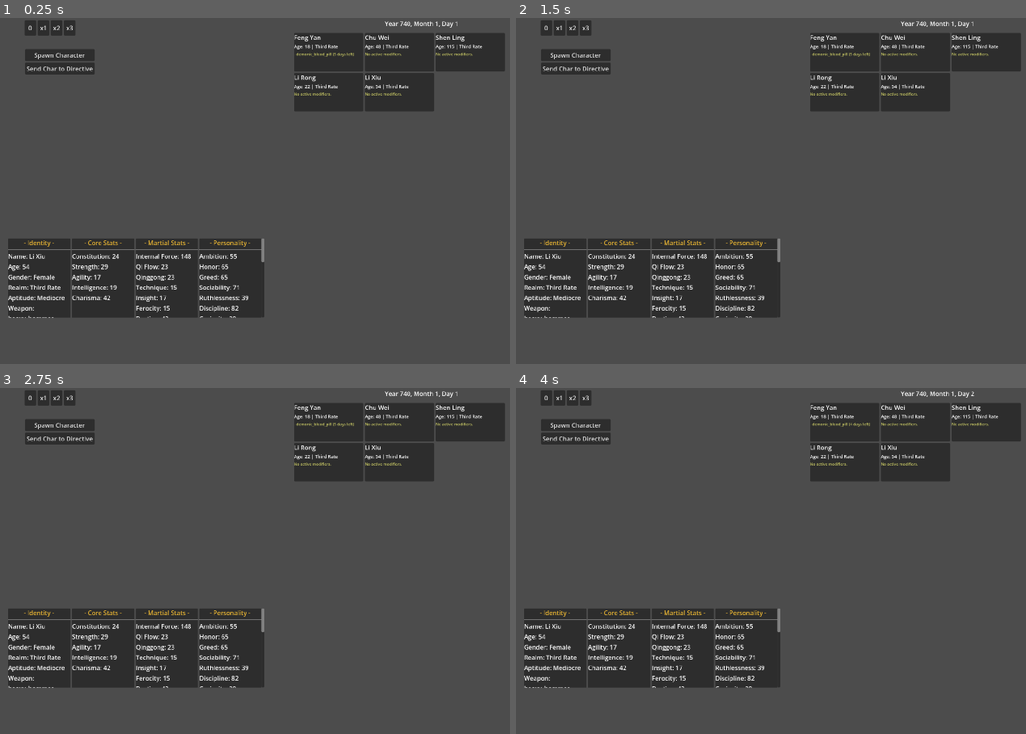
Above: before the commit, frames 1-4 (two rows, left to right).
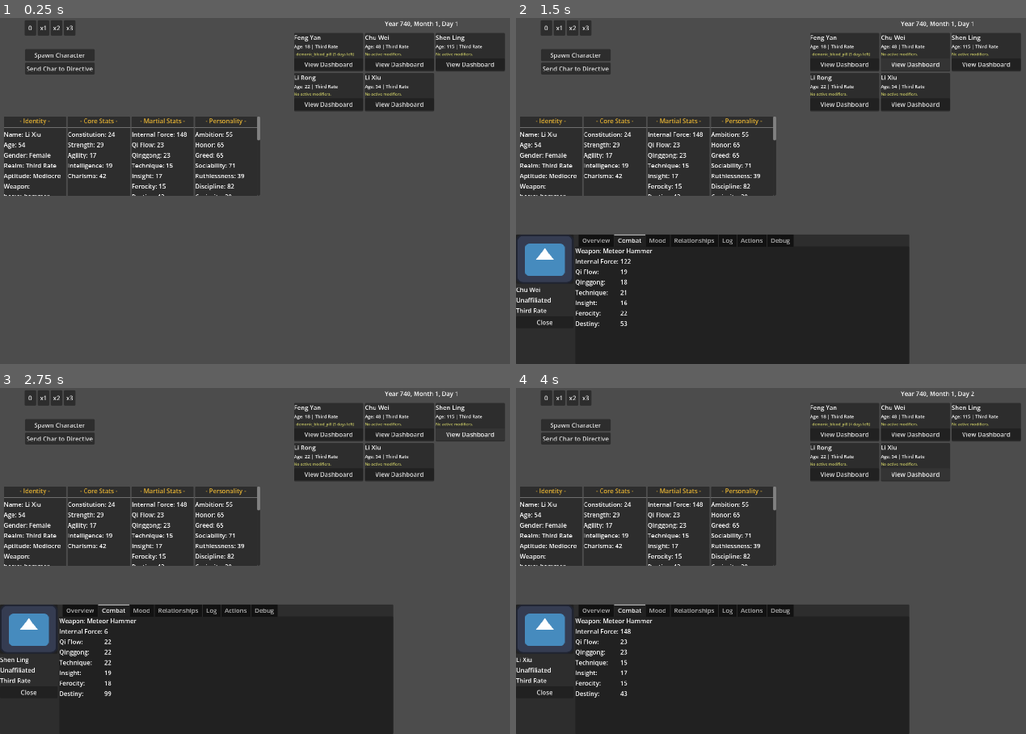
Above: after the commit, the same moments.

Repository: Chthonic-Studio/the_sect_master
Game: Godot game, scene res://Scenes/testing_grounds.tscn
The game is run twice, just before and just after one commit, with the same random seed, the same clock (stepped at 60 frames per second) and the same inputs. The engine's default icon, where the game draws it, is replaced by a stand-in: a white triangle on a blue panel in a dark square.
Inputs (mouse positions are in pixels of both pictures, inside the frame that each line leads up to):
- Up to frame 1 (0.25 s): no input
- Up to frame 2 (1.5 s): click (842, 62) at 0.5 s, where only the run after the commit has a clickable "View Dashboard"; click (913, 62) at 1.25 s, where only the run after the commit has a clickable "View Dashboard"
- Up to frame 3 (2.75 s): click (469, 432) at 2 s, where only the run after the commit has a clickable "View Dashboard"
- Up to frame 4 (4 s): click (842, 474) at 2.75 s, where only the run after the commit has a clickable "View Dashboard"; click (913, 474) at 3.5 s, where only the run after the commit has a clickable "View Dashboard"

The runs differ from the first frame. In frame 1, 22% of the frame differs, in the area x 0-97%, y 12-87%; in frame 2, 32%; in frame 3, 32%, in the area x 0-97%, y 12-100%; in frame 4, 32%.

Commit message:
Add character dashboard and UI panels
Introduce a new Character Dashboard scene and related CharacterUI scripts. Adds Scenes/UI/character_dashboard.tscn and new scripts under Scripts/UI/CharacterUI (character_dashboard, char_overview_panel, char_combat_panel, char_needs_panel, char_log_panel, char_debug_panel) with accompanying UID files. The dashboard registers with UIManager, implements granular visibility (fog-of-war) checks, updates on day_passed, and only refreshes the active tab. testing_grounds.tscn and Scripts/Debug/testing_grounds.gd updated to instantiate the character dashboard and add a "View Dashboard" button on character cards. Also reorganize several existing UI scripts into Scripts/UI/SectUI and update scene references; minor layout/anchor adjustments made in sect_dashboard.tscn and testing_grounds.tscn.

Diff:
--- /dev/null
+++ b/Scenes/UI/character_dashboard.tscn
@@ -0,0 +1,167 @@
+[gd_scene format=3 uid="uid://bv6jc4jsyphvo"]
+
+[ext_resource type="Script" uid="uid://cuj74lp0ktt2m" path="res://Scripts/UI/CharacterUI/character_dashboard.gd" id="1_2mqfp"]
+[ext_resource type="Texture2D" uid="uid://b84y7vdsrlofr" path="res://icon.svg" id="2_cpjx1"]
+[ext_resource type="Script" uid="uid://76c6oa1tq0om" path="res://Scripts/UI/CharacterUI/char_overview_panel.gd" id="3_p5ak3"]
+[ext_resource type="Script" uid="uid://d1te7vdf5ih70" path="res://Scripts/UI/CharacterUI/char_combat_panel.gd" id="4_5ouhn"]
+[ext_resource type="Script" uid="uid://brkoe6cnlo8m5" path="res://Scripts/UI/CharacterUI/char_needs_panel.gd" id="5_cc7e1"]
+[ext_resource type="Script" uid="uid://c4honsjohrbsd" path="res://Scripts/UI/CharacterUI/char_log_panel.gd" id="6_gujej"]
+[ext_resource type="Script" uid="uid://ddpkhvqqbjpew" path="res://Scripts/UI/CharacterUI/char_debug_panel.gd" id="7_1hdl1"]
+
+[node name="CharacterDashboard" type="Control" unique_id=1962542295 node_paths=PackedStringArray("tab_container", "close_btn", "name_label", "sect_label", "realm_label")]
+custom_minimum_size = Vector2(730, 300)
+layout_mode = 3
+anchor_top = 0.625
+anchor_right = 0.60833335
+anchor_bottom = 1.0
+grow_vertical = 0
+script = ExtResource("1_2mqfp")
+tab_container = NodePath("Background/MainLayout/TabContainer")
+close_btn = NodePath("Background/MainLayout/LeftPanel_Identity/CloseButton")
+name_label = NodePath("Background/MainLayout/LeftPanel_Identity/NameLabel")
+sect_label = NodePath("Background/MainLayout/LeftPanel_Identity/SectLabel")
+realm_label = NodePath("Background/MainLayout/LeftPanel_Identity/RealmLabel")
+metadata/_edit_use_anchors_ = true
+
+[node name="Background" type="PanelContainer" parent="." unique_id=754727922]
+layout_mode = 1
+anchors_preset = 15
+anchor_right = 1.0
+anchor_bottom = 1.0
+grow_horizontal = 2
+grow_vertical = 2
+
+[node name="MainLayout" type="HBoxContainer" parent="Background" unique_id=1401128133]
+layout_mode = 2
+
+[node name="LeftPanel_Identity" type="VBoxContainer" parent="Background/MainLayout" unique_id=1045016143]
+custom_minimum_size = Vector2(150, 0)
+layout_mode = 2
+
+[node name="PortraitBorder" type="PanelContainer" parent="Background/MainLayout/LeftPanel_Identity" unique_id=1616034147]
+layout_mode = 2
+
+[node name="TextureRect" type="TextureRect" parent="Background/MainLayout/LeftPanel_Identity/PortraitBorder" unique_id=845824711]
+layout_mode = 2
+texture = ExtResource("2_cpjx1")
+
+[node name="NameLabel" type="Label" parent="Background/MainLayout/LeftPanel_Identity" unique_id=368555962]
+unique_name_in_owner = true
+layout_mode = 2
+text = "Name"
+
+[node name="SectLabel" type="Label" parent="Background/MainLayout/LeftPanel_Identity" unique_id=157591319]
+unique_name_in_owner = true
+layout_mode = 2
+text = "Sect"
+
+[node name="RealmLabel" type="Label" parent="Background/MainLayout/LeftPanel_Identity" unique_id=511415948]
+unique_name_in_owner = true
+layout_mode = 2
+text = "Realm"
+
+[node name="CloseButton" type="Button" parent="Background/MainLayout/LeftPanel_Identity" unique_id=1713734601]
+layout_mode = 2
+size_flags_vertical = 8
+text = "Close"
+
+[node name="TabContainer" type="TabContainer" parent="Background/MainLayout" unique_id=1979364766]
+layout_mode = 2
+size_flags_horizontal = 3
+current_tab = 1
+tab_2/title = "Mood"
+
+[node name="Overview" type="MarginContainer" parent="Background/MainLayout/TabContainer" unique_id=1778735711]
+visible = false
+layout_mode = 2
+script = ExtResource("3_p5ak3")
+metadata/_tab_index = 0
+
+[node name="VBox" type="VBoxContainer" parent="Background/MainLayout/TabContainer/Overview" unique_id=418031322]
+layout_mode = 2
+
+[node name="StatsGrid" type="GridContainer" parent="Background/MainLayout/TabContainer/Overview/VBox" unique_id=343117041]
+unique_name_in_owner = true
+custom_minimum_size = Vector2(0, 200)
+layout_mode = 2
+size_flags_vertical = 3
+columns = 2
+
+[node name="TraitsList" type="HFlowContainer" parent="Background/MainLayout/TabContainer/Overview/VBox" unique_id=1653253031]
+unique_name_in_owner = true
+layout_mode = 2
+size_flags_vertical = 3
+
+[node name="Combat" type="MarginContainer" parent="Background/MainLayout/TabContainer" unique_id=1023739109]
+layout_mode = 2
+script = ExtResource("4_5ouhn")
+metadata/_tab_index = 1
+
+[node name="VBox" type="VBoxContainer" parent="Background/MainLayout/TabContainer/Combat" unique_id=97501029]
+layout_mode = 2
+
+[node name="WeaponLabel" type="Label" parent="Background/MainLayout/TabContainer/Combat/VBox" unique_id=837185724]
+unique_name_in_owner = true
+layout_mode = 2
+
+[node name="MartialGrid" type="GridContainer" parent="Background/MainLayout/TabContainer/Combat/VBox" unique_id=1667195603]
+unique_name_in_owner = true
+layout_mode = 2
+size_flags_vertical = 3
+columns = 2
+
+[node name="Needs_Mood" type="MarginContainer" parent="Background/MainLayout/TabContainer" unique_id=1477077792 node_paths=PackedStringArray("vbox")]
+visible = false
+layout_mode = 2
+script = ExtResource("5_cc7e1")
+vbox = NodePath("NeedsVBox")
+metadata/_tab_index = 2
+metadata/_tab_name = "Mood"
+
+[node name="NeedsVBox" type="VBoxContainer" parent="Background/MainLayout/TabContainer/Needs_Mood" unique_id=1341287848]
+layout_mode = 2
+
+[node name="Relationships" type="MarginContainer" parent="Background/MainLayout/TabContainer" unique_id=2070346086]
+visible = false
+layout_mode = 2
+metadata/_tab_index = 3
+
+[node name="Placeholder" type="Label" parent="Background/MainLayout/TabContainer/Relationships" unique_id=2141851946]
+layout_mode = 2
+text = "Placeholder for relationship list"
+
+[node name="Log" type="MarginContainer" parent="Background/MainLayout/TabContainer" unique_id=1459941190]
+visible = false
+layout_mode = 2
+script = ExtResource("6_gujej")
+metadata/_tab_index = 4
+
+[node name="Scroll" type="ScrollContainer" parent="Background/MainLayout/TabContainer/Log" unique_id=80844319]
+layout_mode = 2
+
+[node name="LogVBox" type="VBoxContainer" parent="Background/MainLayout/TabContainer/Log/Scroll" unique_id=1420127827]
+unique_name_in_owner = true
+layout_mode = 2
+
+[node name="Actions" type="MarginContainer" parent="Background/MainLayout/TabContainer" unique_id=848433856]
+visible = false
+layout_mode = 2
+metadata/_tab_index = 5
+
+[node name="Placeholder" type="Label" parent="Background/MainLayout/TabContainer/Actions" unique_id=1476658253]
+layout_mode = 2
+text = "Placeholder for action list"
+
+[node name="Debug" type="MarginContainer" parent="Background/MainLayout/TabContainer" unique_id=1850366591 node_paths=PackedStringArray("vbox")]
+visible = false
+layout_mode = 2
+script = ExtResource("7_1hdl1")
+vbox = NodePath("Scroll/DebugVBox")
+metadata/_tab_index = 6
+
+[node name="Scroll" type="ScrollContainer" parent="Background/MainLayout/TabContainer/Debug" unique_id=24535659]
+layout_mode = 2
+
+[node name="DebugVBox" type="VBoxContainer" parent="Background/MainLayout/TabContainer/Debug/Scroll" unique_id=1332973342]
+unique_name_in_owner = true
+layout_mode = 2
--- a/Scenes/UI/hierarchy_panel.tscn
+++ b/Scenes/UI/hierarchy_panel.tscn
@@ -1,7 +1,7 @@
 [gd_scene format=3 uid="uid://j3nh7ma1nwe"]
 
 [ext_resource type="PackedScene" uid="uid://b6x40hbcb6byg" path="res://Scenes/UI/roster_item.tscn" id="1_1qxc6"]
-[ext_resource type="Script" uid="uid://bsmb0bb42gtbt" path="res://Scripts/UI/hierarchy_panel.gd" id="1_hxmff"]
+[ext_resource type="Script" uid="uid://bsmb0bb42gtbt" path="res://Scripts/UI/SectUI/hierarchy_panel.gd" id="1_hxmff"]
 
 [node name="HierarchyPanel" type="VBoxContainer" unique_id=1791663435]
 size_flags_horizontal = 3
--- a/Scenes/UI/infrastructure_panel.tscn
+++ b/Scenes/UI/infrastructure_panel.tscn
@@ -1,6 +1,6 @@
 [gd_scene format=3 uid="uid://cfia6b3uj8k14"]
 
-[ext_resource type="Script" uid="uid://6768iwv7mqlc" path="res://Scripts/UI/infraestructure_panel.gd" id="1_63e4r"]
+[ext_resource type="Script" uid="uid://6768iwv7mqlc" path="res://Scripts/UI/SectUI/infraestructure_panel.gd" id="1_63e4r"]
 
 [node name="InfrastructurePanel" type="HBoxContainer" unique_id=290949399]
 theme_override_constants/separation = 10
--- a/Scenes/UI/ledger_panel.tscn
+++ b/Scenes/UI/ledger_panel.tscn
@@ -1,6 +1,6 @@
 [gd_scene format=3 uid="uid://b34erchstwbbc"]
 
-[ext_resource type="Script" uid="uid://b453hoavyujfs" path="res://Scripts/UI/ledger_panel.gd" id="1_7auym"]
+[ext_resource type="Script" uid="uid://b453hoavyujfs" path="res://Scripts/UI/SectUI/ledger_panel.gd" id="1_7auym"]
 
 [node name="LedgerPanel" type="VBoxContainer" unique_id=233494681]
 script = ExtResource("1_7auym")
--- a/Scenes/UI/precepts_panel.tscn
+++ b/Scenes/UI/precepts_panel.tscn
@@ -1,6 +1,6 @@
 [gd_scene format=3 uid="uid://cumrkp7iq83hn"]
 
-[ext_resource type="Script" uid="uid://brn7vbgw7k2hv" path="res://Scripts/UI/precepts_panel.gd" id="1_etcoy"]
+[ext_resource type="Script" uid="uid://brn7vbgw7k2hv" path="res://Scripts/UI/SectUI/precepts_panel.gd" id="1_etcoy"]
 [ext_resource type="PackedScene" uid="uid://dc65kmaf72vhc" path="res://Scenes/UI/law_list_item.tscn" id="1_wxmoq"]
 
 [node name="PreceptsPanel" type="HBoxContainer" unique_id=821234677]
--- a/Scenes/UI/sect_dashboard.tscn
+++ b/Scenes/UI/sect_dashboard.tscn
@@ -1,7 +1,7 @@
 [gd_scene format=3 uid="uid://ckfe2ds8xsrjt"]
 
 [ext_resource type="PackedScene" uid="uid://b34erchstwbbc" path="res://Scenes/UI/ledger_panel.tscn" id="1_3cxdh"]
-[ext_resource type="Script" uid="uid://cbaukjfljtaaj" path="res://Scripts/UI/sect_dashboard.gd" id="1_a7vi4"]
+[ext_resource type="Script" uid="uid://cbaukjfljtaaj" path="res://Scripts/UI/SectUI/sect_dashboard.gd" id="1_a7vi4"]
 [ext_resource type="PackedScene" uid="uid://cfia6b3uj8k14" path="res://Scenes/UI/infrastructure_panel.tscn" id="2_a7vi4"]
 [ext_resource type="PackedScene" uid="uid://cumrkp7iq83hn" path="res://Scenes/UI/precepts_panel.tscn" id="3_uocbj"]
 [ext_resource type="PackedScene" uid="uid://j3nh7ma1nwe" path="res://Scenes/UI/hierarchy_panel.tscn" id="4_ioxsk"]
@@ -91,9 +91,11 @@
 layout_mode = 2
 
 [node name="CloseButton" type="Button" parent="." unique_id=977221763]
-layout_mode = 0
-offset_left = 657.0
-offset_top = 5.0
-offset_right = 676.0
-offset_bottom = 22.0
+layout_mode = 1
+anchors_preset = -1
+anchor_left = 0.964497
+anchor_right = 1.0
+anchor_bottom = 0.06349207
+grow_horizontal = 0
 icon = SubResource("AtlasTexture_r58pr")
+metadata/_edit_use_anchors_ = true
--- a/Scenes/testing_grounds.tscn
+++ b/Scenes/testing_grounds.tscn
@@ -1,7 +1,7 @@
 [gd_scene format=3 uid="uid://orxe6dw2vjou"]
 
 [ext_resource type="Script" uid="uid://c2h0cer1tsaxn" path="res://Scripts/Debug/testing_grounds.gd" id="1_gnny0"]
-[ext_resource type="PackedScene" uid="uid://ckfe2ds8xsrjt" path="res://Scenes/UI/sect_dashboard.tscn" id="2_dcuqf"]
+[ext_resource type="PackedScene" uid="uid://bv6jc4jsyphvo" path="res://Scenes/UI/character_dashboard.tscn" id="2_dcuqf"]
 
 [node name="TestingGrounds" type="Control" unique_id=137360398]
 layout_mode = 3
@@ -63,10 +63,10 @@
 
 [node name="DEBUG_LastCharInfo" type="ScrollContainer" parent="." unique_id=1440528619]
 layout_mode = 0
-offset_left = 21.0
-offset_top = 573.0
-offset_right = 687.0
-offset_bottom = 779.0
+offset_left = 10.0
+offset_top = 256.0
+offset_right = 676.0
+offset_bottom = 462.0
 
 [node name="GridContainer" type="GridContainer" parent="DEBUG_LastCharInfo" unique_id=873657799]
 layout_mode = 2
@@ -90,23 +90,5 @@
 layout_mode = 2
 text = "Send Char to Directive"
 
-[node name="SectDashboard" parent="." unique_id=1464939097 instance=ExtResource("2_dcuqf")]
-layout_mode = 0
-offset_left = 0.0
-offset_top = 0.0
-offset_right = 676.0
-offset_bottom = 378.0
-
-[node name="LedgerPanel" type="VBoxContainer" parent="." unique_id=1443321662]
-layout_mode = 0
-offset_left = 818.0
-offset_top = 686.0
-offset_right = 1183.0
-offset_bottom = 781.0
-
-[node name="InfraestructurePanel" type="HBoxContainer" parent="." unique_id=1387549237]
-layout_mode = 0
-offset_left = 871.0
-offset_top = 119.0
-offset_right = 1027.0
-offset_bottom = 412.0
+[node name="CharacterDashboard" parent="." unique_id=1962542295 instance=ExtResource("2_dcuqf")]
+layout_mode = 1
--- a/Scripts/Debug/testing_grounds.gd
+++ b/Scripts/Debug/testing_grounds.gd
@@ -115,6 +115,15 @@
 
 	_modifier_labels[character.char_id] = mod_label
 	_update_modifier_ui(character)
+
+	# --- Add the button to open the dashboard ---
+	var open_dashboard_btn = Button.new()
+	open_dashboard_btn.text = "View Dashboard"
+	open_dashboard_btn.pressed.connect(func():
+		UIManager.open_panel("character_dashboard", character)
+	)
+	vbox.add_child(open_dashboard_btn)
+	# -------------------------------------------------
 
 	character_list.add_child(card)
 
--- /dev/null
+++ b/Scripts/UI/CharacterUI/char_combat_panel.gd
@@ -0,0 +1,28 @@
+extends MarginContainer
+
+func refresh_panel(character: CharacterData, dashboard: CharacterDashboard) -> void:
+	var can_see_combat = dashboard.is_data_visible("martial_stats")
+
+	# Weapon
+	if character.equipped_weapon_id != "":
+		var w_data = DataManager.weapons_registry.get(character.equipped_weapon_id, {})
+		%WeaponLabel.text = "Weapon: " + w_data.get("name", "Unknown")
+	else:
+		%WeaponLabel.text = "Weapon: Unarmed"
+
+	# Martial Stats Grid
+	var grid = %MartialGrid
+	for child in grid.get_children():
+		child.queue_free()
+
+	for stat_enum in Definitions.MartialStat.values():
+		var stat_name = Definitions.MartialStat.keys()[stat_enum].capitalize()
+		var stat_val = str(character.get_martial_stat(stat_enum)) if can_see_combat else "???"
+
+		var name_lbl = Label.new()
+		name_lbl.text = stat_name + ":"
+		var val_lbl = Label.new()
+		val_lbl.text = stat_val
+
+		grid.add_child(name_lbl)
+		grid.add_child(val_lbl)
--- /dev/null
+++ b/Scripts/UI/CharacterUI/char_debug_panel.gd
@@ -0,0 +1,35 @@
+extends MarginContainer
+
+var _info_label: Label = null
+@export var vbox : VBoxContainer
+
+func refresh_panel(character: CharacterData, _dashboard: CharacterDashboard) -> void:
+
+	# Instantiate the label only once to prevent memory spikes from queue_free()
+	if _info_label == null:
+		for child in vbox.get_children():
+			child.queue_free()
+
+		_info_label = Label.new()
+		vbox.add_child(_info_label)
+
+	var info_text = ""
+
+	info_text += "--- CURRENT AI STATE ---\n"
+	info_text += "Tier: " + str(character.current_sim_tier) + "\n"
+	if character.current_directive:
+		info_text += "Directive: " + character.current_directive.id + " (" + str(character.current_directive.duration_remaining) + " days left)\n"
+	if character.brain.current_action:
+		info_text += "Action: " + character.brain.current_action.id + " (" + str(character.brain.current_action.duration_remaining) + " ticks left)\n"
+	else:
+		info_text += "Action: None (Evaluating)\n"
+
+	info_text += "\n--- AI NEEDS (Utility Weights) ---\n"
+	for need in character.needs:
+		info_text += need.capitalize() + ": " + str(snapped(character.needs[need], 0.1)) + "\n"
+
+	info_text += "\n--- HIDDEN PERSONALITY AXES ---\n"
+	for p_key in Definitions.PERSONALITY_STATS:
+		info_text += p_key.capitalize() + ": " + str(character.get_personality_value(p_key)) + "\n"
+
+	_info_label.text = info_text
--- /dev/null
+++ b/Scripts/UI/CharacterUI/char_log_panel.gd
@@ -0,0 +1,25 @@
+extends MarginContainer
+
+func refresh_panel(character: CharacterData, dashboard: CharacterDashboard) -> void:
+	var vbox = %LogVBox
+	for child in vbox.get_children():
+		child.queue_free()
+
+	if not dashboard.is_data_visible("log"):
+		var lbl = Label.new()
+		lbl.text = "You do not have the intelligence level to view this character's private log."
+		lbl.add_theme_color_override("font_color", Color.GRAY)
+		vbox.add_child(lbl)
+		return
+
+	if character.personal_log.is_empty():
+		var lbl = Label.new()
+		lbl.text = "No recent events."
+		vbox.add_child(lbl)
+		return
+
+	for log_entry in character.personal_log:
+		var lbl = Label.new()
+		lbl.text = log_entry
+		lbl.autowrap_mode = TextServer.AUTOWRAP_WORD_SMART
+		vbox.add_child(lbl)
--- /dev/null
+++ b/Scripts/UI/CharacterUI/char_needs_panel.gd
@@ -0,0 +1,36 @@
+extends MarginContainer
+
+@export var vbox : VBoxContainer
+
+func refresh_panel(character: CharacterData, dashboard: CharacterDashboard) -> void:
+	for child in vbox.get_children():
+		child.queue_free()
+
+	if not dashboard.is_data_visible("needs"):
+		var lbl = Label.new()
+		lbl.text = "Mental State Unknown"
+		vbox.add_child(lbl)
+		return
+
+	# Add Master Mood
+	_add_progress_bar(vbox, "Mood", character.state_vars.get("mood", 50.0), Color.CORNFLOWER_BLUE)
+
+	# Add negative states (Fatigue, Stress)
+	_add_progress_bar(vbox, "Fatigue", character.state_vars.get("fatigue", 0.0), Color.INDIAN_RED)
+	_add_progress_bar(vbox, "Stress", character.state_vars.get("stress", 0.0), Color.ORANGE_RED)
+
+func _add_progress_bar(parent: Control, label_text: String, value: float, color: Color) -> void:
+	var hbox = HBoxContainer.new()
+	var lbl = Label.new()
+	lbl.text = label_text
+	lbl.custom_minimum_size = Vector2(80, 0)
+
+	var bar = ProgressBar.new()
+	bar.size_flags_horizontal = Control.SIZE_EXPAND_FILL
+	bar.max_value = 100.0
+	bar.value = value
+	bar.modulate = color # Simple tinting
+
+	hbox.add_child(lbl)
+	hbox.add_child(bar)
+	parent.add_child(hbox)
--- /dev/null
+++ b/Scripts/UI/CharacterUI/char_overview_panel.gd
@@ -0,0 +1,49 @@
+extends MarginContainer
+
+## Handles static numbers and traits.
+
+func refresh_panel(character: CharacterData, dashboard: CharacterDashboard) -> void:
+	_refresh_stats(character, dashboard)
+	_refresh_traits(character, dashboard)
+
+func _refresh_stats(character: CharacterData, dashboard: CharacterDashboard) -> void:
+	var grid = %StatsGrid
+	for child in grid.get_children():
+		child.queue_free()
+
+	var can_see_stats = dashboard.is_data_visible("base_stats")
+
+	for stat_enum in Definitions.Stat.values():
+		var stat_name = Definitions.Stat.keys()[stat_enum].capitalize()
+		var stat_val = str(character.get_stat(stat_enum)) if can_see_stats else "???"
+
+		var name_lbl = Label.new()
+		name_lbl.text = stat_name + ":"
+
+		var val_lbl = Label.new()
+		val_lbl.text = stat_val
+
+		grid.add_child(name_lbl)
+		grid.add_child(val_lbl)
+
+func _refresh_traits(character: CharacterData, dashboard: CharacterDashboard) -> void:
+	var list = %TraitsList
+	for child in list.get_children():
+		child.queue_free()
+
+	var can_see_traits = dashboard.is_data_visible("traits")
+
+	if not can_see_traits:
+		var lbl = Label.new()
+		lbl.text = "Traits Hidden"
+		list.add_child(lbl)
+		return
+
+	for t_id in character.traits:
+		var t_data = DataManager.traits_registry.get(t_id, {})
+		var lbl = Label.new()
+		# Encapsulate in brackets for a clean look, or use standard tooltips
+		lbl.text = "[" + t_data.get("display_name", t_id) + "]"
+		lbl.tooltip_text = t_data.get("description", "")
+		lbl.add_theme_color_override("font_color", Color.AQUAMARINE)
+		list.add_child(lbl)
--- /dev/null
+++ b/Scripts/UI/CharacterUI/character_dashboard.gd
@@ -0,0 +1,101 @@
+extends Control
+class_name CharacterDashboard
+
+var active_character: CharacterData
+
+@export_group("UI Panel Connections")
+@export var tab_container: TabContainer
+@export var close_btn: Button
+
+@export_group("Identity Header")
+@export var name_label: Label
+@export var sect_label: Label
+@export var realm_label: Label
+
+func _ready() -> void:
+	# Register with UIManager on the PANELS layer
+	UIManager.register_panel("character_dashboard", self, UIManager.Layer.PANELS)
+	close_btn.pressed.connect(func(): UIManager.close_panel("character_dashboard"))
+	tab_container.tab_changed.connect(_on_tab_changed)
+
+	# Hide the debug tab if this is a released/production build
+	if not OS.is_debug_build():
+		var debug_tab_idx = tab_container.get_tab_count() - 1
+		tab_container.set_tab_hidden(debug_tab_idx, true)
+
+	TimeManager.day_passed.connect(_on_day_passed)
+
+## Called by the UIManager when opening the panel
+func setup_dashboard(character: CharacterData) -> void:
+	if active_character:
+		# Disconnect old signals if we switch characters while the panel is open
+		active_character.stats_recalculated.disconnect(_refresh_ui)
+
+	active_character = character
+	active_character.stats_recalculated.connect(_refresh_ui)
+
+	_refresh_identity_header()
+	_refresh_active_tab()
+
+## Updates the left-side panel that is always visible
+func _refresh_identity_header() -> void:
+	if not is_instance_valid(active_character): return
+
+	%NameLabel.text = active_character.get_full_name()
+
+	if active_character.sect_id != "":
+		var sect = SimulationManager.get_sect(active_character.sect_id)
+		%SectLabel.text = sect.sect_name if sect else "Rogue Cultivator"
+	else:
+		%SectLabel.text = "Unaffiliated"
+
+	# Granular Fog of War Check: Do we know their realm?
+	if is_data_visible("realm"):
+		%RealmLabel.text = Definitions.MartialRealm.keys()[active_character.current_realm].capitalize()
+	else:
+		%RealmLabel.text = "Realm: ???"
+
+## Master hook for signal updates to save CPU.
+func _refresh_ui(_char_ref: CharacterData = null) -> void:
+	if not is_visible_in_tree():
+		return
+	_refresh_identity_header()
+	_refresh_active_tab()
+
+## Only updates the tab the player is actively looking at.
+func _refresh_active_tab() -> void:
+	if not is_instance_valid(active_character): return
+
+	var active_tab_node = tab_container.get_current_tab_control()
+	if active_tab_node.has_method("refresh_panel"):
+		# We pass 'self' so the child tabs can query our is_data_visible() function
+		active_tab_node.refresh_panel(active_character, self)
+
+func _on_tab_changed(_tab_index: int) -> void:
+	_refresh_active_tab()
+
+# --- FOG OF WAR LOGIC ---
+
+## Granular visibility checker.
+## Future Expansion: This will check the Player Sect's intelligence network
+## vs the target character's stealth/sect affiliation.
+func is_data_visible(category: String) -> bool:
+	# If it's a member of the player's sect, we know everything.
+	# (Assuming 'sect_1' is the player's sect for now, you can adjust this later)
+	if active_character.sect_id == "sect_1":
+		return true
+
+	# Placeholder for future intelligence network logic
+	match category:
+		"base_stats": return true
+		"martial_stats": return true # Maybe false for high-level hidden masters?
+		"needs": return true         # Maybe false for strangers?
+		"traits": return true
+		"realm": return true
+		"log": return false          # We shouldn't know a stranger's private log!
+		_: return true
+
+func _on_day_passed(_day: int) -> void:
+	# Only spend CPU cycles updating the text if the panel is actually open
+	if is_visible_in_tree() and active_character != null:
+		_refresh_active_tab()
Not shown, added: Scripts/UI/CharacterUI/char_combat_panel.gd.uid
Not shown, added: Scripts/UI/CharacterUI/char_debug_panel.gd.uid
Not shown, added: Scripts/UI/CharacterUI/char_log_panel.gd.uid
Not shown, added: Scripts/UI/CharacterUI/char_needs_panel.gd.uid
Not shown, added: Scripts/UI/CharacterUI/char_overview_panel.gd.uid
Not shown, added: Scripts/UI/CharacterUI/character_dashboard.gd.uid
Renamed: Scripts/UI/hierarchy_panel.gd -> Scripts/UI/SectUI/hierarchy_panel.gd
Renamed: Scripts/UI/hierarchy_panel.gd.uid -> Scripts/UI/SectUI/hierarchy_panel.gd.uid
Renamed: Scripts/UI/infraestructure_panel.gd -> Scripts/UI/SectUI/infraestructure_panel.gd
Renamed: Scripts/UI/infraestructure_panel.gd.uid -> Scripts/UI/SectUI/infraestructure_panel.gd.uid
Renamed: Scripts/UI/ledger_panel.gd -> Scripts/UI/SectUI/ledger_panel.gd
Renamed: Scripts/UI/ledger_panel.gd.uid -> Scripts/UI/SectUI/ledger_panel.gd.uid
(and 6 more such lines)
